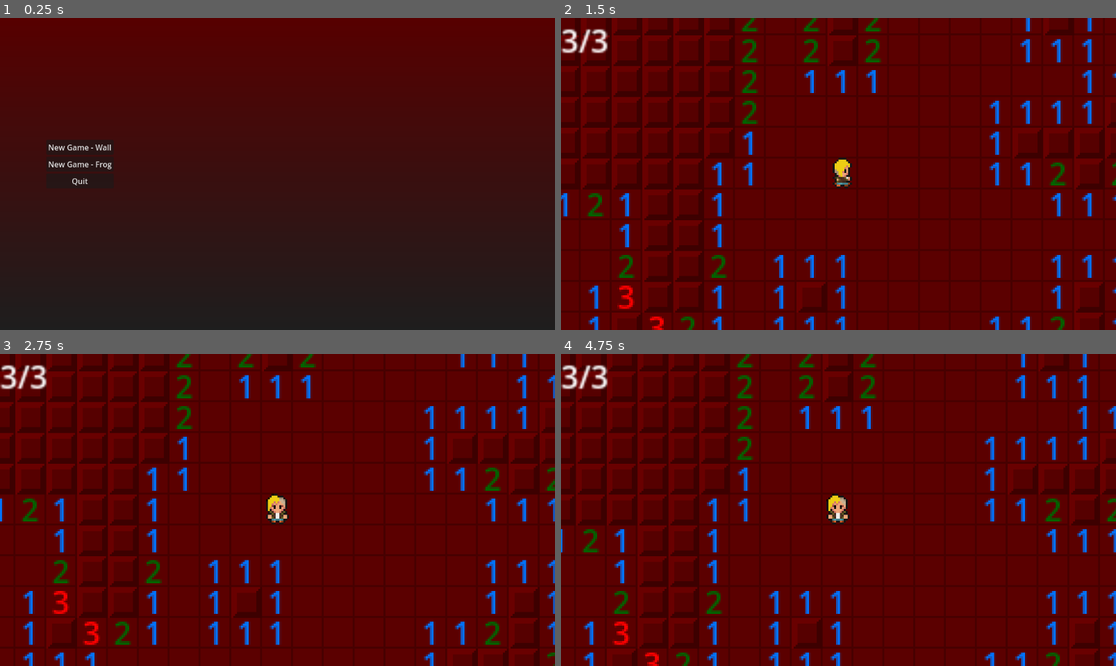
Above: before the commit, frames 1-4 (two rows, left to right).
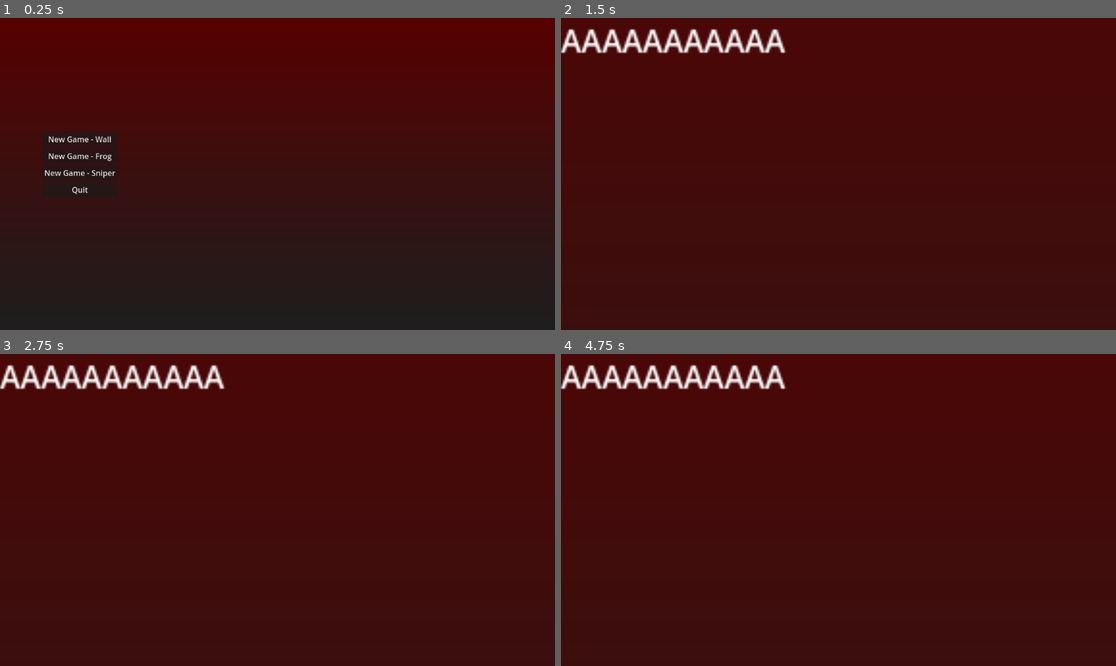
Above: after the commit, the same moments.

Repository: Randwarf/Mineworld
Game: Godot game, scene res://Level select.tscn
The game is run twice, just before and just after one commit, with the same random seed, the same clock (stepped at 60 frames per second) and the same inputs.
Inputs (mouse positions are in pixels of both pictures, inside the frame that each line leads up to):
- Up to frame 1 (0.25 s): no input
- Up to frame 2 (1.5 s): click "New Game - Wall" at 0.5 s; tap Enter at 1.25 s; move the mouse to (960, 158) at 1.27 s; hold Right (ui_right) from 1.28 s (still down); click (960, 158) at 1.42 s
- Up to frame 3 (2.75 s): move the mouse to (166, 525) at 2.02 s; release Right (ui_right) at 2.03 s; hold Down (ui_down) from 2.03 s (still down)
- Up to frame 4 (4.75 s): move the mouse to (894, 441) at 2.77 s; release Down (ui_down) at 2.78 s; hold Right (ui_right) 2.78-3.53 s; move the mouse to (810, 572) at 3.52 s; hold Up (ui_up) 3.53-4.28 s; click (810, 572) at 3.67 s; move the mouse to (1005, 556) at 4.27 s; hold Left (ui_left) from 4.28 s (still down)

The runs differ from the first frame. In frame 1, 0.7% of the frame differs, in the area x 8-21%, y 37-57%; in frame 2, 46%; in frame 3, 45%; in frame 4, 46%, in the area x 0-100%, y 0-100%.
Error after the commit: Parse Error: Preload file "res://boss_SNIPER.tscn" does not exist. (res://Scripts/GridController.gd:75)

Commit message:
start of sniper boss and probably some fixes

Diff:
--- a/Level select.tscn
+++ b/Level select.tscn
@@ -47,9 +47,15 @@
 
 [node name="Button3" parent="CenterContainer/VBoxContainer" instance=ExtResource("2_ml8i8")]
 layout_mode = 2
+text = "New Game - Sniper
+"
+
+[node name="ButtonQ" parent="CenterContainer/VBoxContainer" instance=ExtResource("2_ml8i8")]
+layout_mode = 2
 text = "Quit
 "
 
 [connection signal="pressed" from="CenterContainer/VBoxContainer/Button" to="." method="_on_button_pressed"]
 [connection signal="pressed" from="CenterContainer/VBoxContainer/Button2" to="." method="_on_button_2_pressed"]
 [connection signal="pressed" from="CenterContainer/VBoxContainer/Button3" to="." method="_on_button_3_pressed"]
+[connection signal="pressed" from="CenterContainer/VBoxContainer/ButtonQ" to="." method="_on_button_q_pressed"]
--- a/Scripts/GridController.gd
+++ b/Scripts/GridController.gd
@@ -13,6 +13,8 @@
 var mapInstance
 var camera
 
+var enableSniper = false
+
 # Called when the node enters the scene tree for the first time.
 func _ready():
 	healthLabel = get_node("PlayerCamera/Health/Label")
@@ -26,6 +28,7 @@
 	print(size)
 	spawnPlayer()
 	setupMap(size, size, 0.15, Biomes)
+	print(boss)
 	spawnBoss(boss)
 	setupCamera()
 	#Player.initialized = true
@@ -46,6 +49,8 @@
 		spawnWOF()
 	elif boss == "FROG":
 		spawnFROG()
+	elif boss == "SNIPER":
+		enableSniper = true
 
 func spawnWOF():
 	Boss = Boss.instantiate()
@@ -65,6 +70,33 @@
 	add_child(Boss)
 	Boss.position = Vector2(0,0)
 	Boss.setTarget(Player)
+
+func spawnSNIPER():
+	Boss = preload("res://boss_SNIPER.tscn")
+	Boss = Boss.instantiate()
+	add_child(Boss)
+	var cord = getPlayerPos()
+	var spawnRadius = 20
+	var minDist = 10
+	var dist = 0
+	var randR
+	var randC
+	while dist < minDist:
+		randR = randi_range(cord.r - spawnRadius, cord.r + spawnRadius + 1)
+		randC = randi_range(cord.c - spawnRadius, cord.c + spawnRadius + 1)
+		if inStorm(randR, randC):
+			dist = calcPythagoras(cord.r, randR, cord.c, randC)
+		minDist = minDist * 0.95
+		print(dist)
+	print("found")
+	Boss.position.x = randR * 16
+	Boss.position.y = randC * 16 #add random spawn
+
+func calcPythagoras(r1, r2, c1, c2):
+	return sqrt(pow(abs(r1-r2),2) + pow(abs(c1-c2),2))
+
+func inStorm(Rpos, Cpos):
+	return BiomeValues[mapInstance.map[Rpos][Cpos][1]].storm
 
 func spawnPlayer():
 	Player = preload("res://Player.tscn")
--- a/Scripts/Level select.gd
+++ b/Scripts/Level select.gd
@@ -12,7 +12,8 @@
 	biomeClass.new("Medium",0.1,  Color(0.5,0,0)),
 	biomeClass.new("Medium2",0.14,  Color(0.5,0.5,0)),
 	biomeClass.new("Hard",  0.2, Color(0,0.5,0.9)),
-	biomeClass.new("Hard2",  0.25, Color(0,0,0.5), 0.1, true)
+	biomeClass.new("Hard2",  0.25, Color(0,0,0.5), 0, true),
+	biomeClass.new("Hard3",  0.3, Color(0,0.8,0.8), 0.1)
 ]
 
 # Called when the node enters the scene tree for the first time.
@@ -33,13 +34,23 @@
 
 	get_node("CenterContainer").visible=false
 
+func _on_button_Q_pressed():
+	get_tree().quit()
+
 func _on_button_3_pressed():
-	get_tree().quit()
+	var Biomes = [ BiomeBackup[5], BiomeBackup[6] ]
+	print('button3')
+	generate(Biomes, "SNIPER")
 
 func _on_button_2_pressed():
 	var Biomes = [ BiomeBackup[4], BiomeBackup[5] ]
+	print('button2')
 	generate(Biomes, "FROG")
 
 func _on_button_pressed():
 	var Biomes = [ BiomeBackup[2], BiomeBackup[3] ]
 	generate(Biomes, "WOF")
+
+
+func _on_button_q_pressed():
+	pass # Replace with function body.
--- a/Scripts/PlayerControl.gd
+++ b/Scripts/PlayerControl.gd
@@ -13,6 +13,7 @@
 var truePos = Vector2(position.x, position.y)
 var moveQueue
 var currentDirection
+var calledBoss = false
 
 var obscureColor = Color(0.5,0,0,1)
 var colorLevel = 1
@@ -126,8 +127,11 @@
 		colorLevel = 1
 		$PlayerCamera/BigObscura.modulate = grid.BiomeValues[currentBiome].color #shouldnt call every frame
 		if scaleLevel > 0.5:
-			scaleLevel = pow(1.1, -timeInBiome)*10
+			scaleLevel = pow(1.1, -timeInBiome)*5
 			$PlayerCamera/BigObscura.scale = Vector2(scaleLevel, scaleLevel)
+		if scaleLevel < 2.5 and calledBoss == false:
+			calledBoss = true
+			grid.spawnSNIPER()
 	else:
 		if $PlayerCamera/BigObscura.visible == true:
 			colorLevel = colorLevel - 0.05
--- a/biomeClass.gd
+++ b/biomeClass.gd
@@ -7,7 +7,7 @@
 var storm
 
 func _init(n, mc, c, w=0, s=false):
-	name = n
+	biomeName = n
 	mineChance = mc
 	color = c
 	wallChance = w
